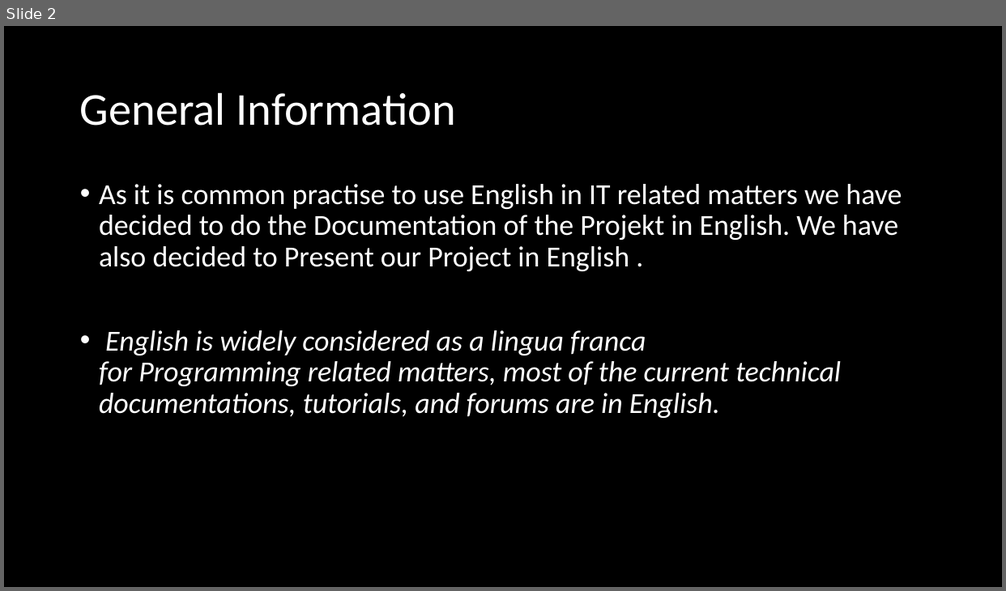
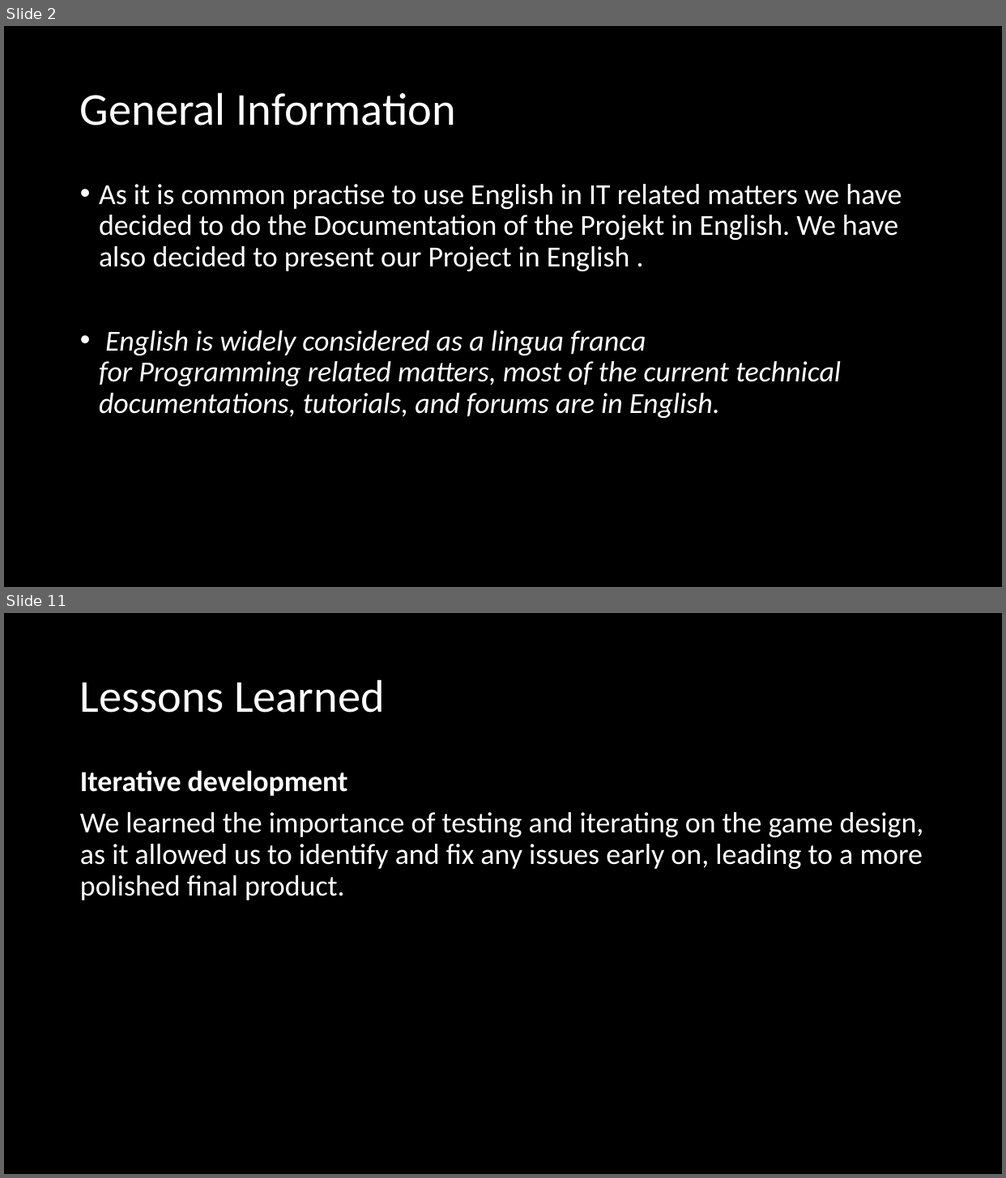
Before and after one commit to BBZ-InformatikGrundlagen/AtariBreakout, a slide deck: Presentation/AtariBreakout_Presentation.pptx. Shown one above the other, each under a label of ours: slide 2 before the commit, slides 2 and 11 after it; the slides between them are not shown. The pictures are 1006x591 and 1006x1178 pixels, drawn with LibreOffice and Linux fonts; fonts in the diff are those of the drawing. Boxes give left, top, right and bottom in pixels: in the first picture for what was removed or moved away, otherwise in the second. Text is boxed around its words. In the diff, an @@ line names an element or a change of style, - is before the commit and + after.

```diff
--- a/Presentation/AtariBreakout_Presentation.pptx
+++ b/Presentation/AtariBreakout_Presentation.pptx
@@ slide 11 added at [4,613,1002,1174], background #000000 @@
@@ title added at [80,679,385,713], 44 pt, text #FFFFFF @@
+Lessons Learned
@@ text added at [80,770,924,901], 28 pt, text #FFFFFF @@
+Iterative development
+We learned the importance of testing and iterating on the game design, as it allowed us to identify and fix any issues early on, leading to a more polished final product.
@@ slide 2 changed as well @@
@@ text at [99,184,901,271]: text changed @@
-• As it is common practise to use English in IT related matters we have decided to do the Documentation of the Projekt in English. We have also decided to Present our Project in English .
+• As it is common practise to use English in IT related matters we have decided to do the Documentation of the Projekt in English. We have also decided to present our Project in English .
```
Also in this commit, not shown: 1 other slide changed, 13 other slides added, 8 slides removed.
